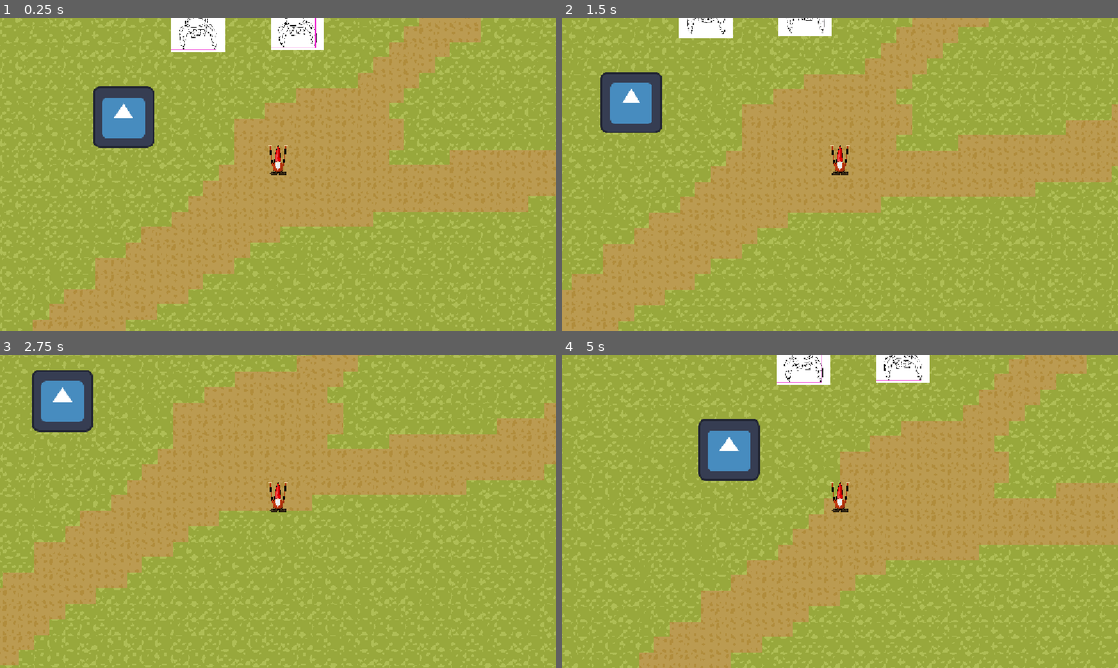
Above: before the commit, frames 1-4 (two rows, left to right).
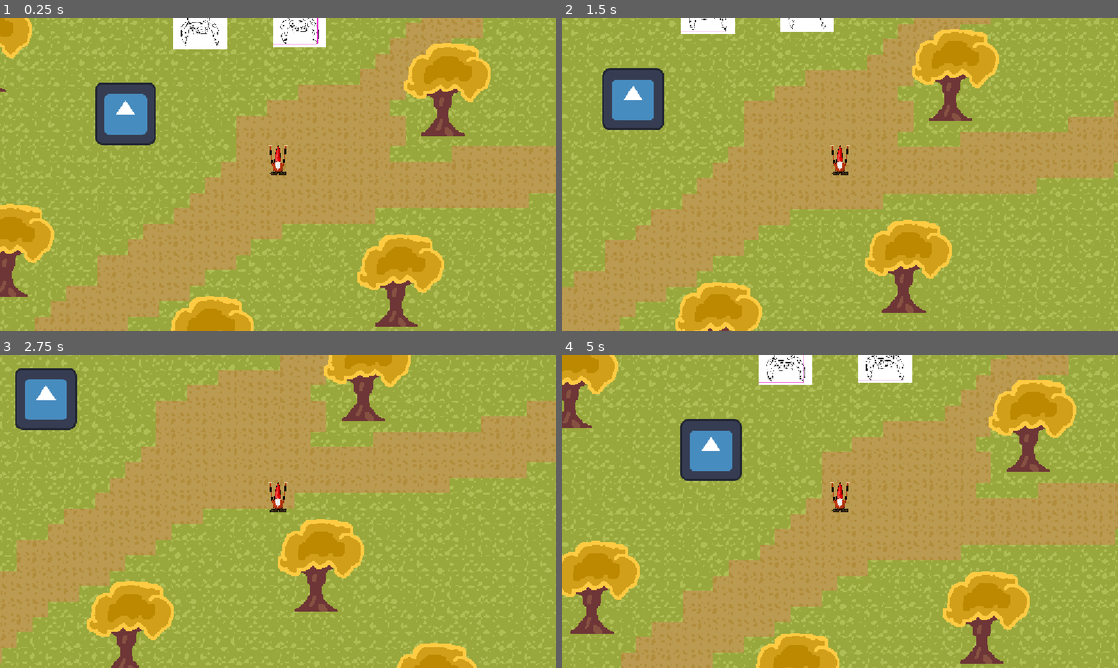
Above: after the commit, the same moments.

Repository: A-Random-Panda/Cataclysmic-Bonsai
Game: Godot game, scene res://scenes/main.tscn
Same seed, same stepped clock (60 frames per second), same inputs: the game is played once before the commit and once after it. The engine's default icon, where the game draws it, is replaced by a stand-in: a white triangle on a blue panel in a dark square.
Inputs:
- Up to frame 1 (0.25 s): no input
- Up to frame 2 (1.5 s): tap Enter at 0.5 s; hold D (right) 0.53-1.28 s; tap Q (drop) at 0.6, 1.35 s; hold Down (down) from 1.28 s (still down)
- Up to frame 3 (2.75 s): release Down (down) at 2.03 s; hold D (right) from 2.03 s (still down); tap Q (drop) at 2.1 s
- Up to frame 4 (5 s): release D (right) at 2.78 s; hold W (up) 2.78-3.53 s; tap Q (drop) at 2.85, 3.6, 4.35 s; hold A (left) from 3.53 s (still down)

The runs differ from the first frame. In frame 1, 31% of the frame differs, in the area x 0-100%, y 0-100%; in frame 2, 29%; in frame 3, 33%; in frame 4, 35%.

Commit message:
Music minigame (work in place)

Diff:
--- /dev/null
+++ b/music minigame/music.gd
@@ -0,0 +1,38 @@
+extends Node2D
+@export var corner_1: Vector2 = Vector2(50,50)
+@export var corner_2: Vector2 = Vector2(1100,600)
+@onready var notes_animation: PackedScene = preload("res://music minigame/notes.tscn")
+var timer: float = 0
+var notes_list: Array = []
+
+func random_spawnpoint(p1: Vector2, p2:Vector2) -> Vector2:
+	var x_value: float = randf_range(p1.x,p2.x)
+	var y_value: float = randf_range(p1.y,p2.y)
+	var random_point: Vector2 = Vector2(x_value, y_value)
+	return(random_point)
+# Called when the node enters the scene tree for the first time.
+func _ready() -> void:
+	pass # Replace with function body.
+
+
+# Called every frame. 'delta' is the elapsed time since the previous frame.
+func _process(delta: float) -> void:
+	timer += delta
+	if timer > 1:
+		spawn_notes()
+		print ("hi")
+		timer = 0
+	for i in notes_list:
+		var animated_sprite: AnimatedSprite2D = i.get_node("AnimatedSprite2D")
+		if not animated_sprite.is_playing():
+			notes_list.erase(i)
+			i.queue_free()
+
+
+
+func spawn_notes() -> void:
+	var notes: Node = notes_animation.instantiate()
+	add_child(notes)
+	var spawn_location: Vector2 = random_spawnpoint(corner_1, corner_2)
+	notes.set_position(spawn_location)
+	notes_list.append(notes)
--- /dev/null
+++ b/music minigame/music.tscn
@@ -0,0 +1,6 @@
+[gd_scene format=3 uid="uid://b1lf7lnigspiw"]
+
+[ext_resource type="Script" uid="uid://dwbu4k7qc5thb" path="res://music minigame/music.gd" id="1_xhx16"]
+
+[node name="Music" type="Node2D" unique_id=485553916]
+script = ExtResource("1_xhx16")
--- /dev/null
+++ b/music minigame/notes.tscn
@@ -0,0 +1,52 @@
+[gd_scene format=3 uid="uid://cdp4w7nqll4o5"]
+
+[ext_resource type="Texture2D" uid="uid://oyry7waxk5ca" path="res://assets/New Piskel (7).png" id="1_7hqtv"]
+
+[sub_resource type="AtlasTexture" id="AtlasTexture_7cwte"]
+atlas = ExtResource("1_7hqtv")
+region = Rect2(0, 0, 128, 128)
+
+[sub_resource type="AtlasTexture" id="AtlasTexture_2a25p"]
+atlas = ExtResource("1_7hqtv")
+region = Rect2(128, 0, 128, 128)
+
+[sub_resource type="AtlasTexture" id="AtlasTexture_80hjb"]
+atlas = ExtResource("1_7hqtv")
+region = Rect2(0, 128, 128, 128)
+
+[sub_resource type="AtlasTexture" id="AtlasTexture_j0j6k"]
+atlas = ExtResource("1_7hqtv")
+region = Rect2(128, 128, 128, 128)
+
+[sub_resource type="AtlasTexture" id="AtlasTexture_hdior"]
+atlas = ExtResource("1_7hqtv")
+region = Rect2(0, 256, 128, 128)
+
+[sub_resource type="SpriteFrames" id="SpriteFrames_vemod"]
+animations = [{
+"frames": [{
+"duration": 1.0,
+"texture": SubResource("AtlasTexture_7cwte")
+}, {
+"duration": 1.0,
+"texture": SubResource("AtlasTexture_2a25p")
+}, {
+"duration": 1.0,
+"texture": SubResource("AtlasTexture_80hjb")
+}, {
+"duration": 1.0,
+"texture": SubResource("AtlasTexture_j0j6k")
+}, {
+"duration": 1.0,
+"texture": SubResource("AtlasTexture_hdior")
+}],
+"loop": 0,
+"name": &"default",
+"speed": 2.0
+}]
+
+[node name="Notes" type="Node2D" unique_id=567616073]
+
+[node name="AnimatedSprite2D" type="AnimatedSprite2D" parent="." unique_id=1318951457]
+sprite_frames = SubResource("SpriteFrames_vemod")
+autoplay = "default"
--- a/scenes/main.tscn
+++ b/scenes/main.tscn
@@ -7,6 +7,7 @@
 [ext_resource type="PackedScene" uid="uid://b6kmtyy8jsxb2" path="res://scenes/player.tscn" id="5_choun"]
 [ext_resource type="PackedScene" uid="uid://b6dqpa8i7xuys" path="res://scenes/Bonsai_Pot.tscn" id="6_ya4ey"]
 [ext_resource type="PackedScene" uid="uid://d3trq7iany6vo" path="res://scenes/water_task_test.tscn" id="7_o6xl0"]
+[ext_resource type="PackedScene" uid="uid://bbj8o5jqq0e2o" path="res://scenes/tree.tscn" id="8_tipki"]
 
 [sub_resource type="TileSetAtlasSource" id="TileSetAtlasSource_lquwl"]
 texture = ExtResource("1_tefeu")
@@ -86,7 +87,7 @@
 
 [node name="Player" parent="." unique_id=1817752149 instance=ExtResource("5_choun")]
 z_index = 2
-position = Vector2(7, -1)
+position = Vector2(3, 6)
 
 [node name="Camera2D" type="Camera2D" parent="Player" unique_id=1877239836]
 
@@ -99,3 +100,113 @@
 [node name="WaterTaskTest" parent="." unique_id=1327654078 instance=ExtResource("7_o6xl0")]
 z_index = 203
 position = Vector2(-317, -124)
+
+[node name="Node" type="Node" parent="." unique_id=1313968194]
+
+[node name="Tree4" parent="Node" unique_id=1396286770 instance=ExtResource("8_tipki")]
+position = Vector2(-143, 354)
+
+[node name="Tree5" parent="Node" unique_id=1899825143 instance=ExtResource("8_tipki")]
+position = Vector2(251, 226)
+
+[node name="Tree6" parent="Node" unique_id=1871676994 instance=ExtResource("8_tipki")]
+position = Vector2(133, 568)
+
+[node name="Tree7" parent="Node" unique_id=910240359 instance=ExtResource("8_tipki")]
+position = Vector2(-506, 575)
+
+[node name="Tree8" parent="Node" unique_id=65326663 instance=ExtResource("8_tipki")]
+position = Vector2(-557, 164)
+
+[node name="Tree9" parent="Node" unique_id=1748022309 instance=ExtResource("8_tipki")]
+position = Vector2(-602, -261)
+
+[node name="Tree10" parent="Node" unique_id=1363454210 instance=ExtResource("8_tipki")]
+position = Vector2(-1900, 633)
+
+[node name="Tree11" parent="Node" unique_id=1271864989 instance=ExtResource("8_tipki")]
+position = Vector2(737, -509)
+
+[node name="Tree12" parent="Node" unique_id=1302733546 instance=ExtResource("8_tipki")]
+position = Vector2(199, -537)
+
+[node name="Tree13" parent="Node" unique_id=1341488167 instance=ExtResource("8_tipki")]
+position = Vector2(489, -955)
+
+[node name="Tree14" parent="Node" unique_id=1667932129 instance=ExtResource("8_tipki")]
+position = Vector2(696, -1293)
+
+[node name="Tree15" parent="Node" unique_id=1502533494 instance=ExtResource("8_tipki")]
+position = Vector2(982, -1438)
+
+[node name="Tree16" parent="Node" unique_id=321142291 instance=ExtResource("8_tipki")]
+position = Vector2(1480, -924)
+
+[node name="Tree17" parent="Node" unique_id=172217371 instance=ExtResource("8_tipki")]
+position = Vector2(1448, -613)
+
+[node name="Tree18" parent="Node" unique_id=1027384478 instance=ExtResource("8_tipki")]
+position = Vector2(1397, -1324)
+
+[node name="Tree3" parent="Node" unique_id=215405112 instance=ExtResource("8_tipki")]
+position = Vector2(1214, -490)
+
+[node name="Tree2" parent="Node" unique_id=1303573994 instance=ExtResource("8_tipki")]
+position = Vector2(-915, -735)
+
+[node name="Tree" parent="Node" unique_id=1217137941 instance=ExtResource("8_tipki")]
+position = Vector2(348, -170)
+
+[node name="Tree19" parent="Node" unique_id=321361157 instance=ExtResource("8_tipki")]
+position = Vector2(-250, -644)
+
+[node name="Tree20" parent="Node" unique_id=2036969482 instance=ExtResource("8_tipki")]
+position = Vector2(152, -919)
+
+[node name="Tree21" parent="Node" unique_id=512596549 instance=ExtResource("8_tipki")]
+position = Vector2(1026, -247)
+
+[node name="Tree22" parent="Node" unique_id=252713035 instance=ExtResource("8_tipki")]
+position = Vector2(1257, 295)
+
+[node name="Tree23" parent="Node" unique_id=1800836220 instance=ExtResource("8_tipki")]
+position = Vector2(1246, 741)
+
+[node name="Tree24" parent="Node" unique_id=1787675115 instance=ExtResource("8_tipki")]
+position = Vector2(1021, 1021)
+
+[node name="Tree25" parent="Node" unique_id=1600529259 instance=ExtResource("8_tipki")]
+position = Vector2(424, 852)
+
+[node name="Tree26" parent="Node" unique_id=268106423 instance=ExtResource("8_tipki")]
+position = Vector2(486, 481)
+
+[node name="Tree27" parent="Node" unique_id=623423859 instance=ExtResource("8_tipki")]
+position = Vector2(-69, 977)
+
+[node name="Tree28" parent="Node" unique_id=159815725 instance=ExtResource("8_tipki")]
+position = Vector2(-546, 928)
+
+[node name="Tree29" parent="Node" unique_id=1996207295 instance=ExtResource("8_tipki")]
+position = Vector2(-1005, -157)
+
+[node name="Tree30" parent="Node" unique_id=856872159 instance=ExtResource("8_tipki")]
+position = Vector2(-525, -893)
+
+[node name="Tree31" parent="Node" unique_id=1779960720 instance=ExtResource("8_tipki")]
+position = Vector2(-74, -1166)
+
+[node name="Tree32" parent="Node" unique_id=1497311310 instance=ExtResource("8_tipki")]
+position = Vector2(326, -1407)
+
+[node name="Tree33" parent="Node" unique_id=1174684209 instance=ExtResource("8_tipki")]
+position = Vector2(1519, -149)
+
+[node name="Tree34" parent="Node" unique_id=1918470141 instance=ExtResource("8_tipki")]
+position = Vector2(1687, -502)
+
+[node name="Tree35" parent="Node" unique_id=1609238991 instance=ExtResource("8_tipki")]
+position = Vector2(1584, 181)
+
+[node name="Tree36" parent="Node" unique_id=1356780225 instance=ExtResource("8_tipki")]
+position = Vector2(1869, -948)
--- a/scenes/tree.tscn
+++ b/scenes/tree.tscn
@@ -1,18 +1,20 @@
 [gd_scene format=3 uid="uid://bbj8o5jqq0e2o"]
 
 [ext_resource type="Texture2D" uid="uid://b1nnfr57ut5jb" path="res://assets/tree.png" id="1_lifw2"]
+[ext_resource type="Script" uid="uid://x7sutyx2rcmi" path="res://scripts/tree.gd" id="2_vplca"]
 
 [sub_resource type="RectangleShape2D" id="RectangleShape2D_vemod"]
-size = Vector2(92, 97)
+size = Vector2(92, 86.5)
 
 [node name="Tree" type="Sprite2D" unique_id=1396286770]
 z_index = 1
 scale = Vector2(2, 2)
 texture = ExtResource("1_lifw2")
+script = ExtResource("2_vplca")
 
 [node name="Area2D" type="Area2D" parent="." unique_id=1988849987]
 position = Vector2(3, -0.5)
 
 [node name="CollisionShape2D" type="CollisionShape2D" parent="Area2D" unique_id=1169598620]
-position = Vector2(0, -1)
+position = Vector2(0, -24.5)
 shape = SubResource("RectangleShape2D_vemod")
--- a/scripts/player.gd
+++ b/scripts/player.gd
@@ -14,7 +14,7 @@
 		#print('cry')
 	elif tile  == "grass":
 		#print('grass')
-		speed = 20
+		speed = 75
 	else:
 		#print("code does run")
 		pass
--- /dev/null
+++ b/scripts/tree.gd
@@ -0,0 +1,17 @@
+extends Sprite2D
+@onready var area := $Area2D
+
+
+# Called when the node enters the scene tree for the first time.
+func _ready() -> void:
+	area.body_entered.connect(_on_body_entered)
+	area.body_exited.connect(_on_body_exited)
+
+
+
+func _on_body_entered(body: Node2D) -> void:
+	z_index = 3
+
+
+func _on_body_exited(body: Node2D) -> void:
+	z_index = 1
Binary file added: assets/New Piskel (7).png
Not shown, added: assets/New Piskel (7).png.import
Not shown, added: music minigame/music.gd.uid
Not shown, added: scripts/tree.gd.uid
